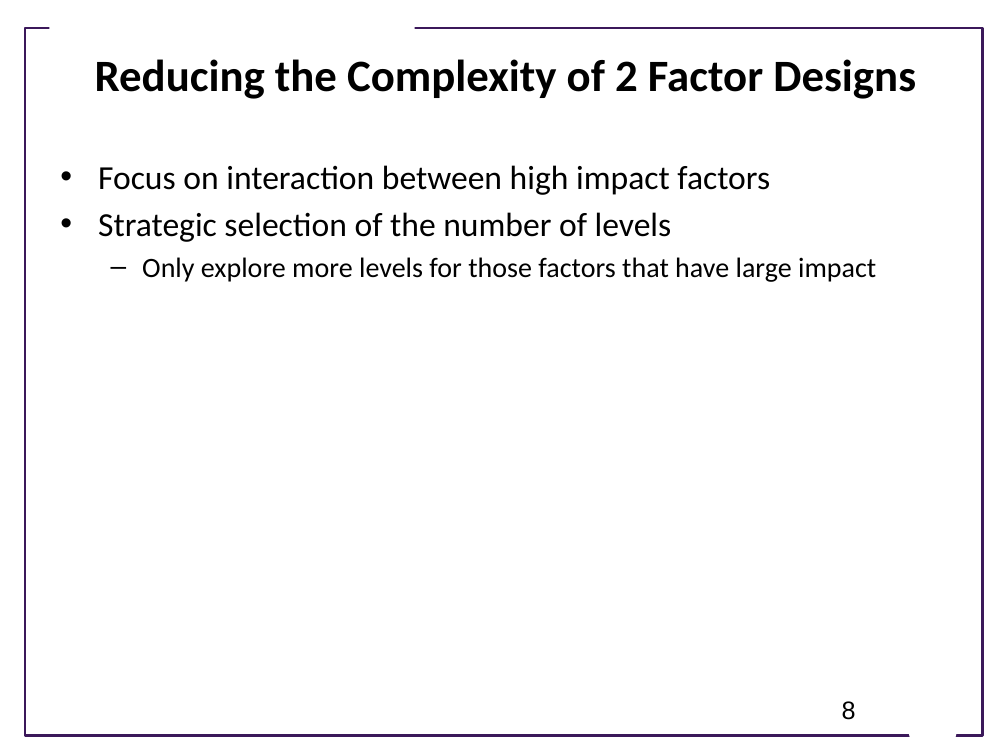
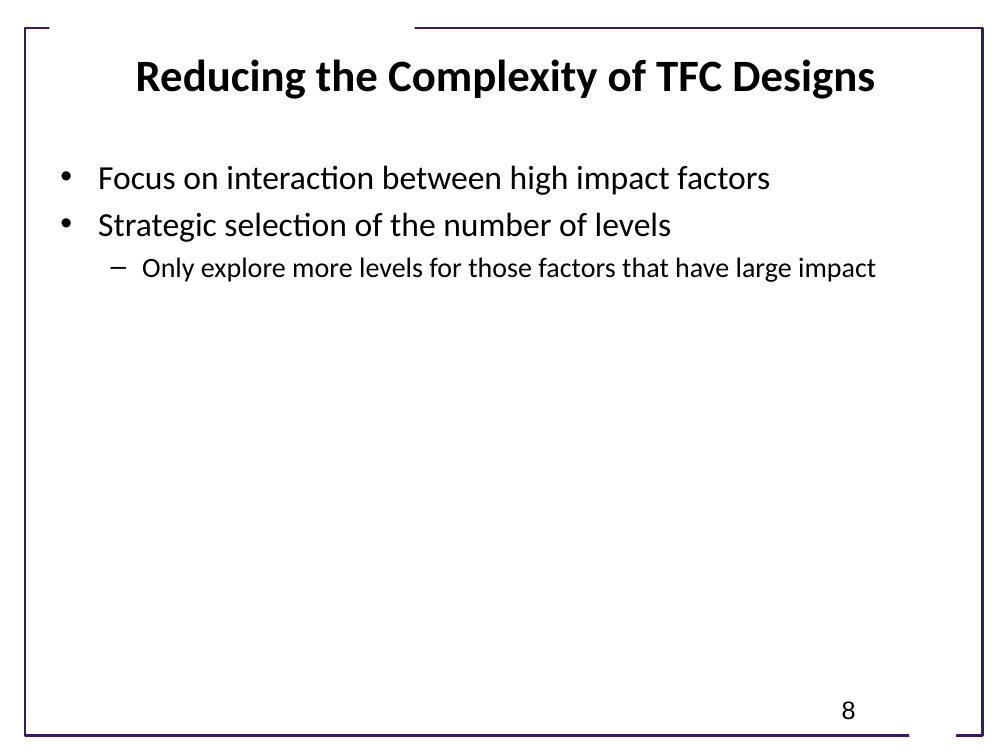
Before and after one commit to ModelEngineering/advancing-biomedical-models, a slide deck: slide 8 of lecture_5/5_design_of_experiments.pptx. Drawn at 1008x756 pixels with LibreOffice and Linux fonts; fonts in the diff are those of the drawing; background and template pictures are left out. Boxes give left, top, right and bottom in pixels: in the first picture for what was removed or moved away, otherwise in the second. Text is boxed around its words. In the diff, an @@ line names an element or a change of style, - is before the commit and + after.

```diff
--- a/lecture_5/5_design_of_experiments.pptx
+++ b/lecture_5/5_design_of_experiments.pptx
@@ title at bbox=[136, 59, 875, 99]: text changed @@
-Reducing the Complexity of 2 Factor Designs
+Reducing the Complexity of TFC Designs
```
Also in this commit, not shown: 6 other slides changed.
